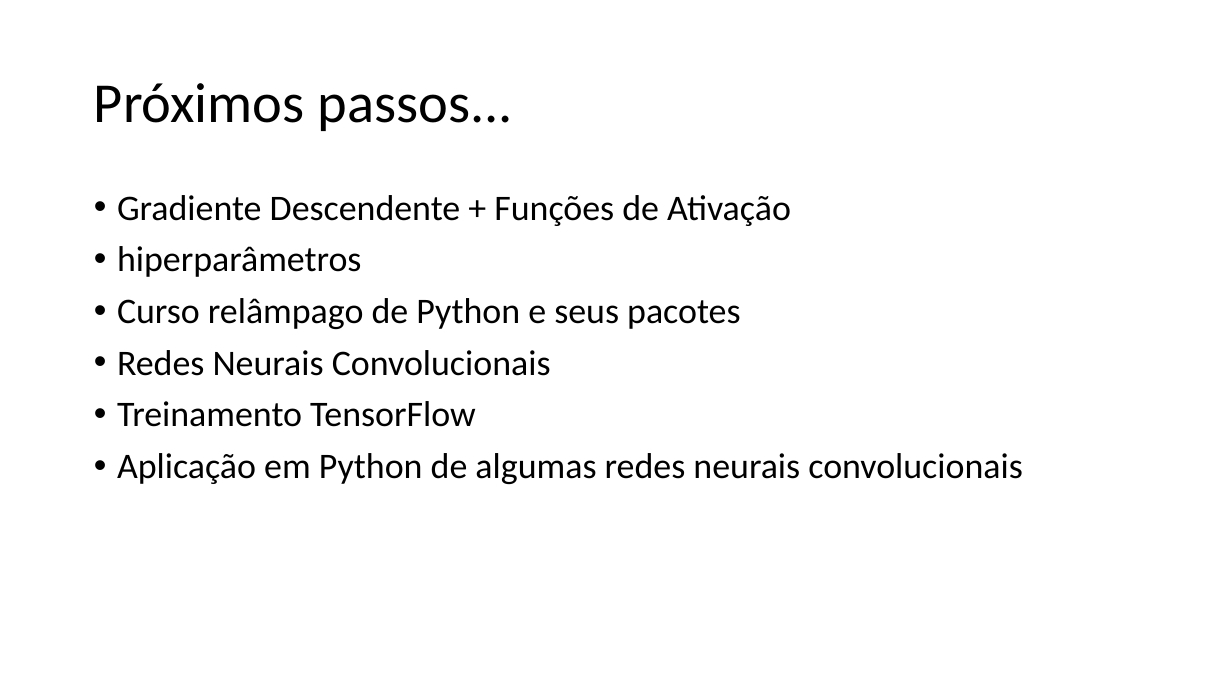
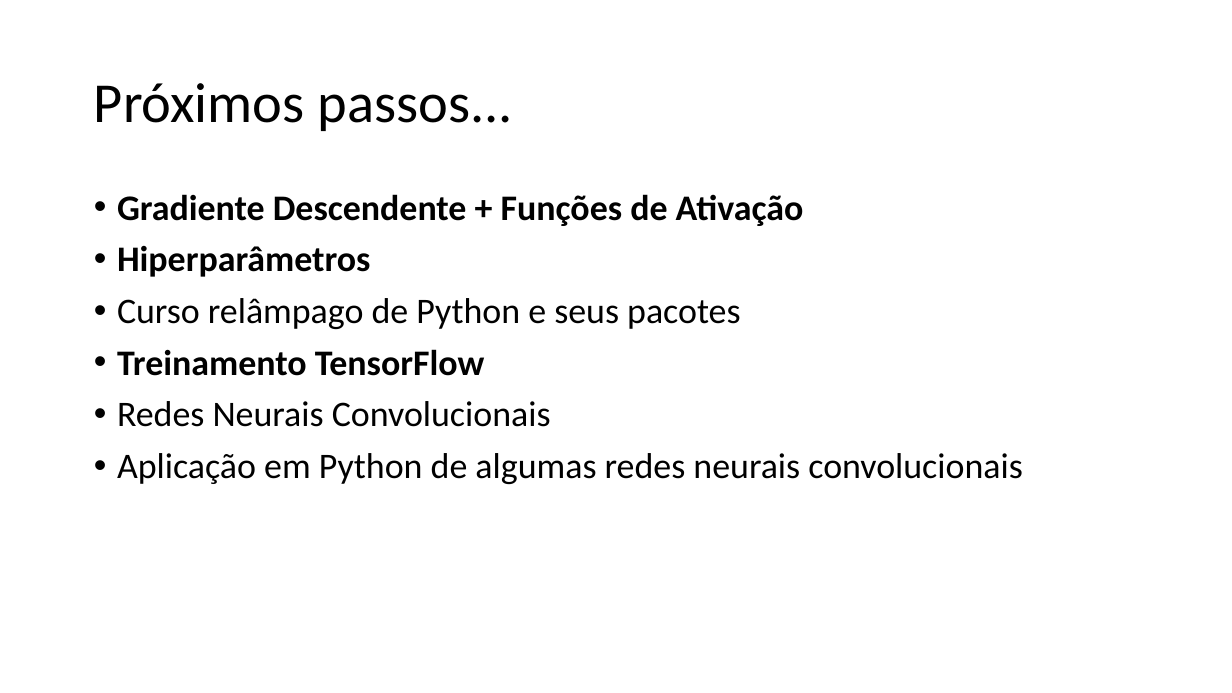
Before and after one commit to Alyssonmach/CnnResearchMeetings, a slide deck: slide 15 of 02-10-2020/Projeto-Pesquisa-02-10-2020.pptx (slide 16 before the commit). Drawn at 1232x693 pixels with LibreOffice and Linux fonts; fonts in the diff are those of the drawing. Boxes give left, top, right and bottom in pixels: in the first picture for what was removed or moved away, otherwise in the second. Text is boxed around its words. In the diff, an @@ line names an element or a change of style, - is before the commit and + after.

```diff
--- a/02-10-2020/Projeto-Pesquisa-02-10-2020.pptx
+++ b/02-10-2020/Projeto-Pesquisa-02-10-2020.pptx
@@ text at box(117, 194, 804, 226): bold on in "Gradiente Descendente + Funções de Ativação" @@
@@ text at box(117, 246, 371, 277): text changed; bold on @@
-• hiperparâmetros
+• Hiperparâmetros
@@ text at box(117, 349, 485, 376): paragraph added @@
+• Treinamento TensorFlow
@@ text at box(117, 401, 476, 427): paragraph removed @@
-• Treinamento TensorFlow
```
Also in this commit, not shown: 3 other slides changed, 1 slide added, 1 slide removed.
